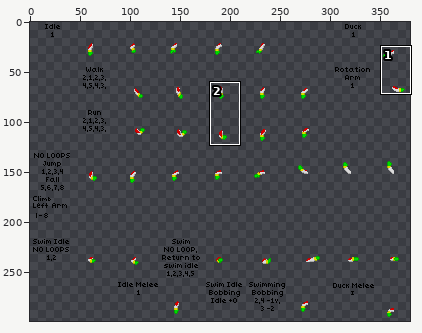
Edited in one commit: sprite sheet (humanoid/spiritguardian/frontarm.png). Above, an overview of the earlier version with the close-up marked.
Close-up. The starting point:
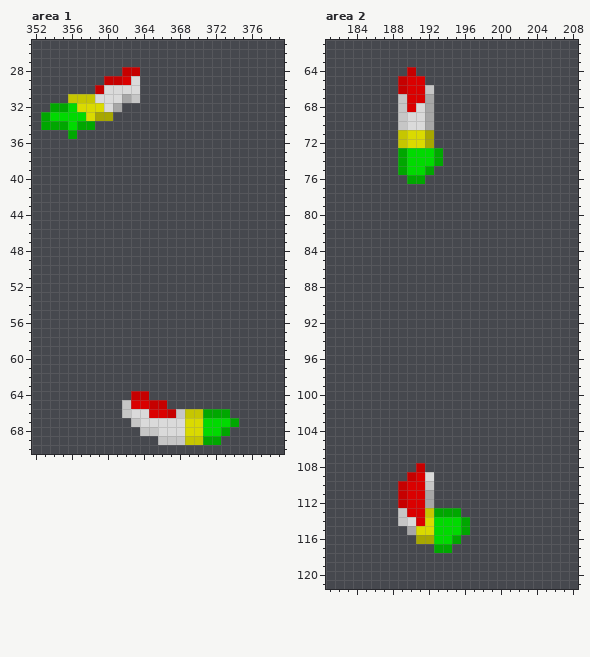
The file is 387x301 pixels. Shown: area 1: x 352..379, y 25..70; area 2: x 181..208, y 61..121. The wide view leaves out empty margins. The commit also changed other parts of the picture, which this record leaves out.
New version:
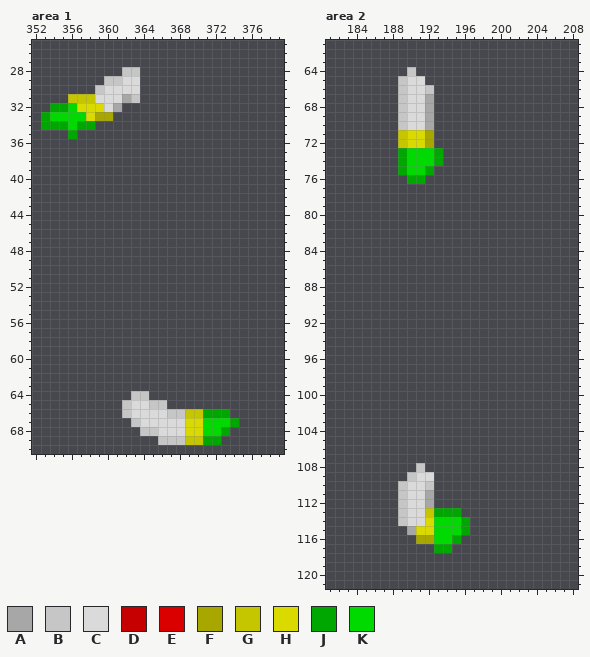
Palette (. is transparent): A #a7a7a7  B #c6c6c6  C #dadada  D #c60000  E #da0000  F #a7a700  G #c6c600  H #dada00  J #00a700  K #00da00
Difference:
--- area 1
@@ x 357..365 @@
 27 .........
-28 .....DD..
-29 ...DDEC..
-30 ..DCCCC..
+28 .....BB..
+29 ...BBCC..
+30 ..BCCCC..
 31 GGCCCAB..
@@ x 361..369 @@
 63 .........
-64 ..DD.....
-65 .BEEDD...
-66 .BCCEEDBG
+64 ..BB.....
+65 .BCCBB...
+66 .BCCCCBBG
 67 ..BCCCCCH
--- area 2
@@ x 187..193 @@
  63 .......
- 64 ...D...
- 65 ..DEE..
- 66 ..DEEB.
- 67 ..BEEA.
- 68 ..BECA.
+ 64 ...B...
+ 65 ..BCC..
+ 66 ..BCCB.
+ 67 ..BCCA.
+ 68 ..BCCA.
  69 ..BCCA.
@@ x 187..193 @@
 107 .......
-108 ....D..
-109 ...DEC.
-110 ..DEEB.
-111 ..DEEA.
-112 ..DEEA.
-113 ..BEEGJ
-114 ..BCEHK
+108 ....B..
+109 ...BCC.
+110 ..BCCB.
+111 ..BCCA.
+112 ..BCCA.
+113 ..BCCGJ
+114 ..BCCHK
 115 ...AHHK
